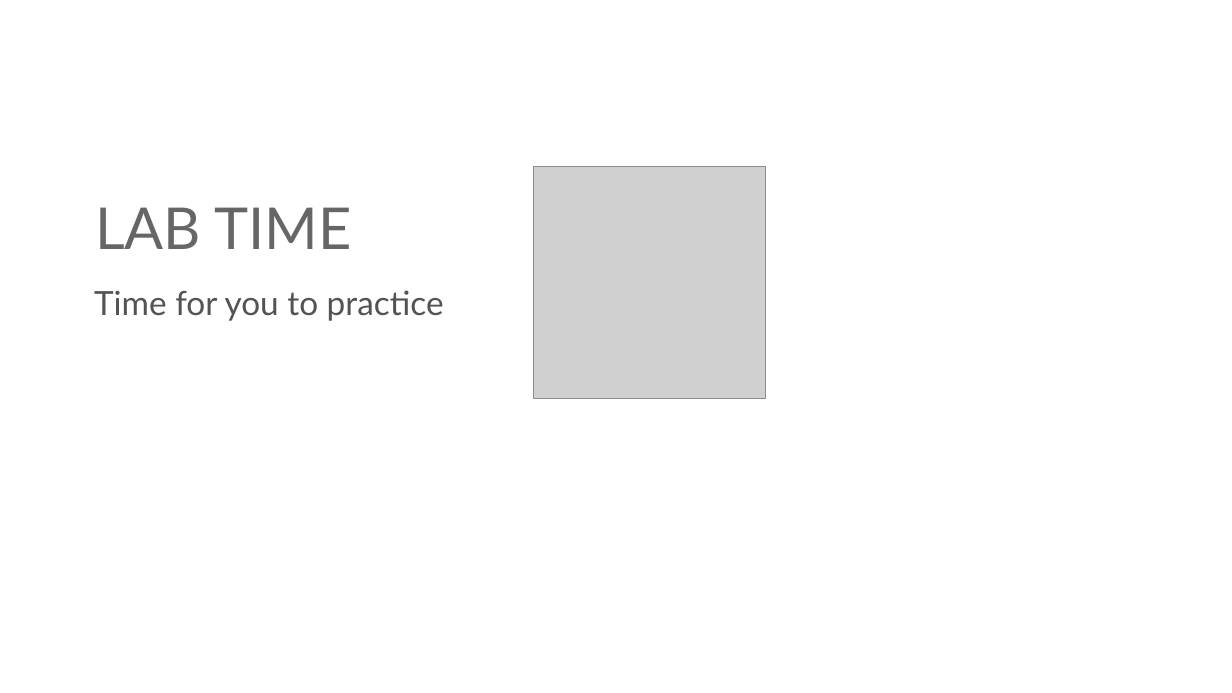
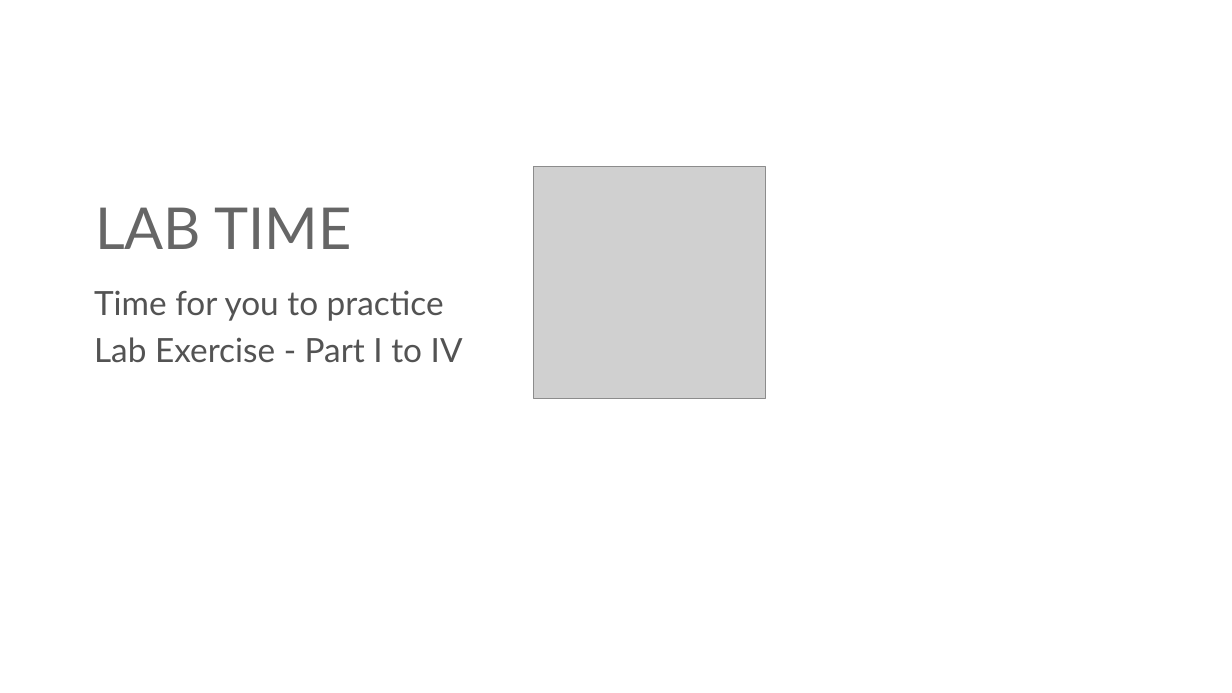
Before and after one commit to Accedia/aws-workshop, a slide deck: slide 37 of Day3-VPC_and_Networks/VPC.pptx. Drawn at 1232x693 pixels with LibreOffice and Linux fonts; fonts in the diff are those of the drawing; grey boxes stand for pictures; background and template pictures are left out. Boxes give left, top, right and bottom in pixels: in the first picture for what was removed or moved away, otherwise in the second. Text is boxed around its words. In the diff, an @@ line names an element or a change of style, - is before the commit and + after.

```diff
--- a/Day3-VPC_and_Networks/VPC.pptx
+++ b/Day3-VPC_and_Networks/VPC.pptx
@@ text at bbox=[94, 337, 463, 363]: paragraph added @@
+Lab Exercise - Part I to IV
```
Also in this commit, not shown: 5 other slides changed, 9 slides added.
